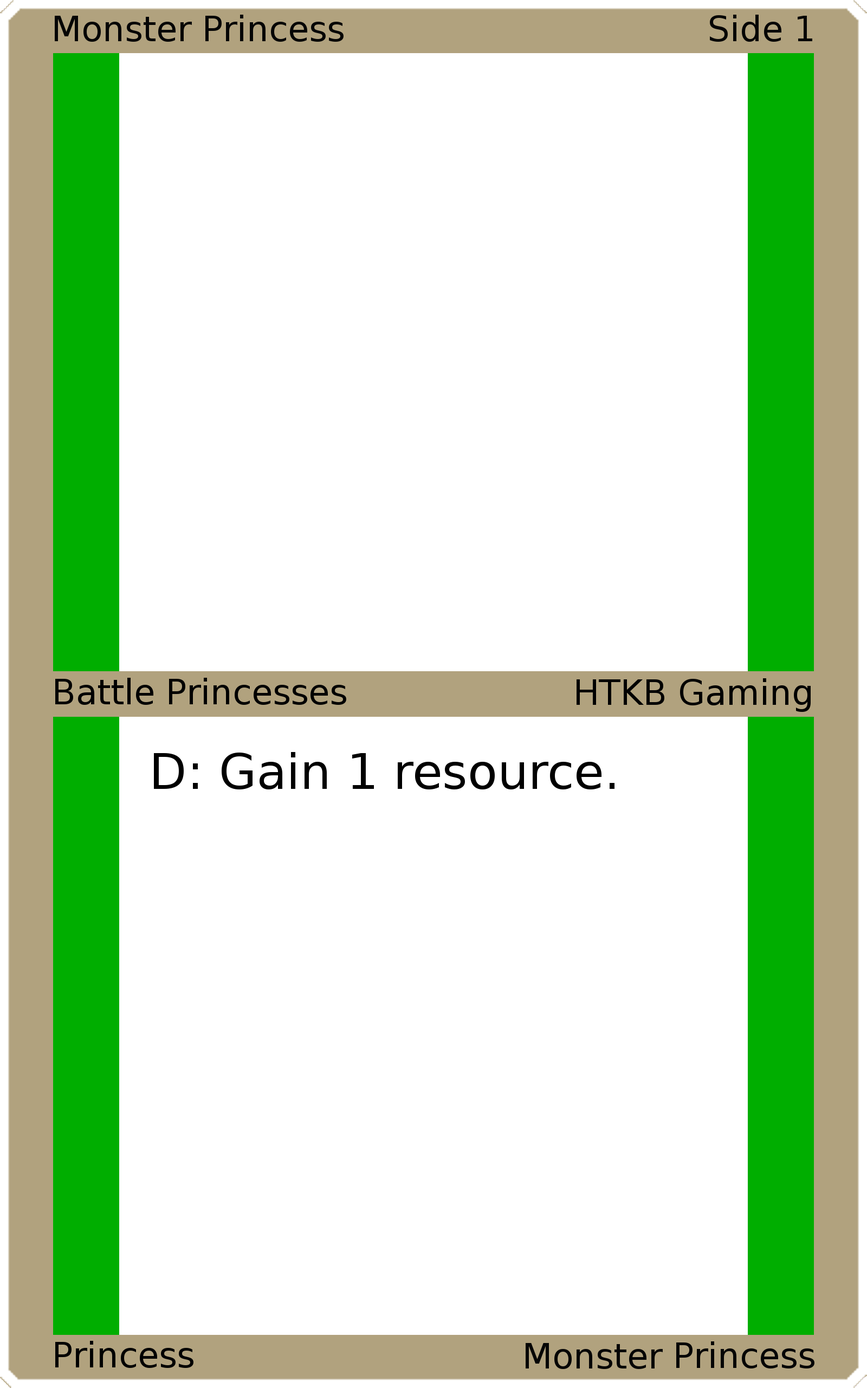
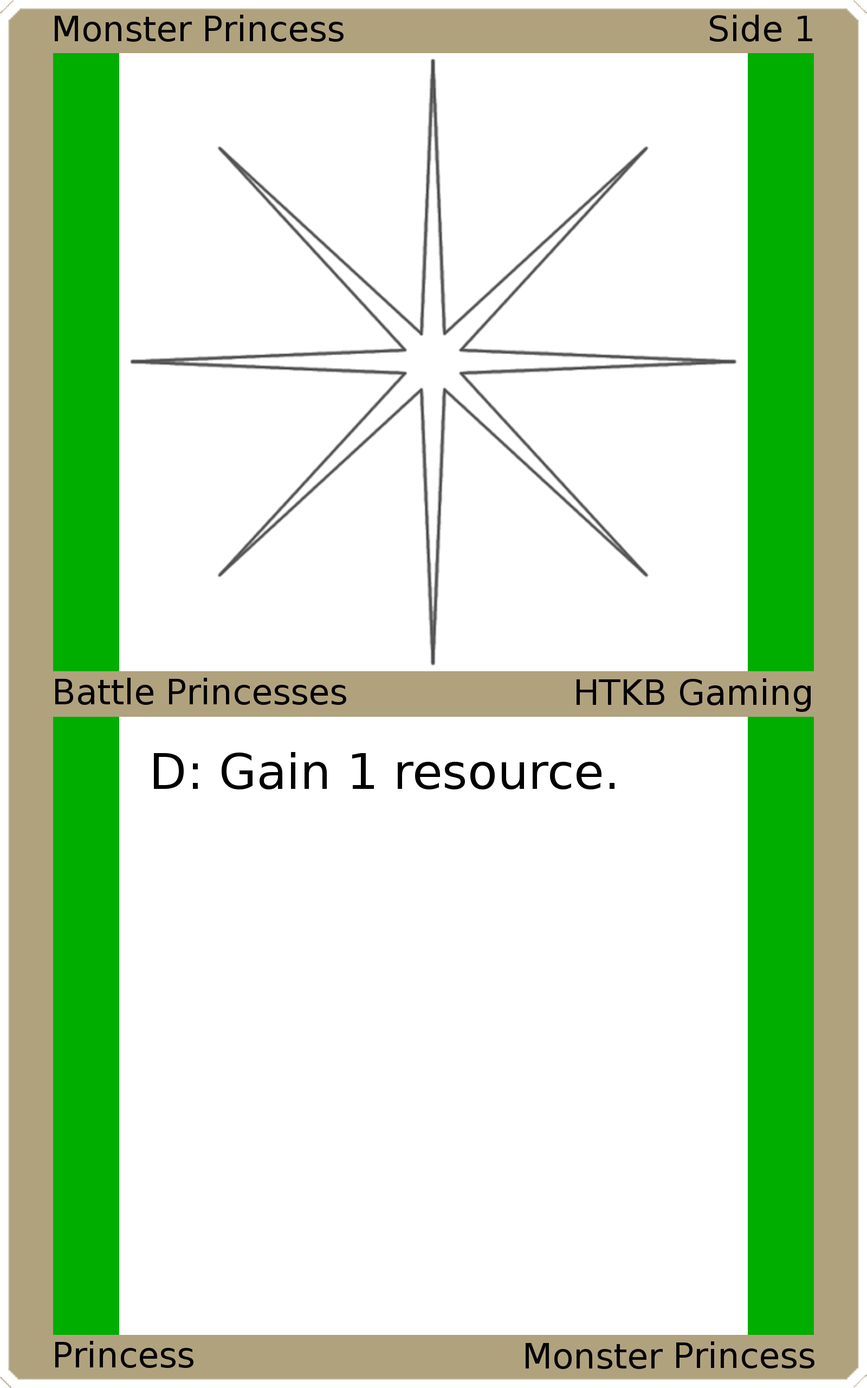
Layers edited between the first and the second 867×1388 image:
added layer "Art" above "Top Background" over [129, 57, 738, 666]
